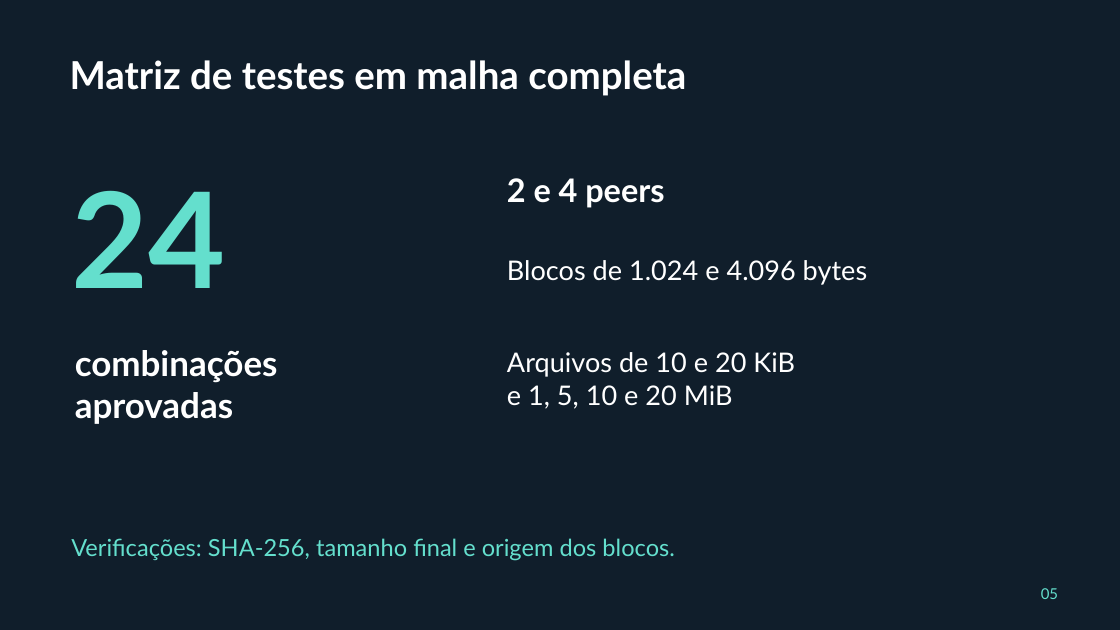
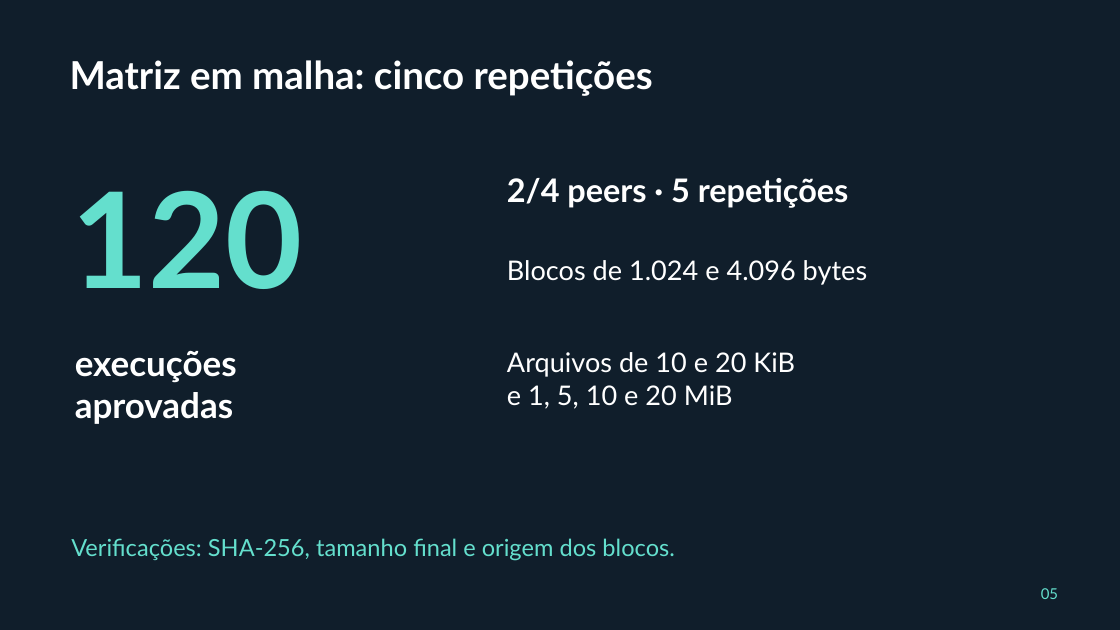
Before and after one commit to Augusto42/sd-tp2-p2p-2026, a slide deck: slide 5 of docs/apresentacao.pptx. Drawn at 1120x630 pixels with LibreOffice and Linux fonts; fonts in the diff are those of the drawing. Boxes give left, top, right and bottom in pixels: in the first picture for what was removed or moved away, otherwise in the second. Text is boxed around its words. In the diff, an @@ line names an element or a change of style, - is before the commit and + after.

Commit message:
Automatiza demonstração e bateria com cinco repetições e falhas aleatórias

```diff
--- a/docs/apresentacao.pptx
+++ b/docs/apresentacao.pptx
@@ text at (70,60,653,96): text changed @@
-Matriz de testes em malha completa
+Matriz em malha: cinco repetições
@@ text at (507,178,849,208): text changed @@
-2 e 4 peers
+2/4 peers · 5 repetições
@@ text at (71,191,302,289): text changed @@
-24
+120
@@ text at (75,350,237,383): text changed @@
-combinações
+execuções
```
Also in this commit, not shown: 3 other slides changed, 21 other files.
